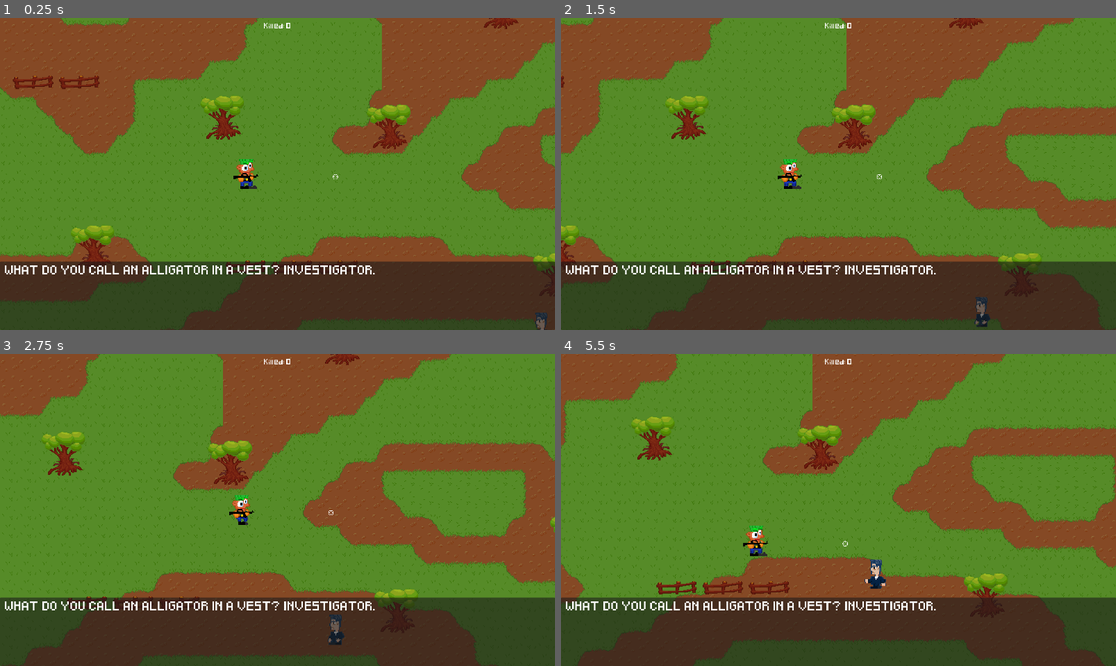
Above: before the commit, frames 1-4 (two rows, left to right).
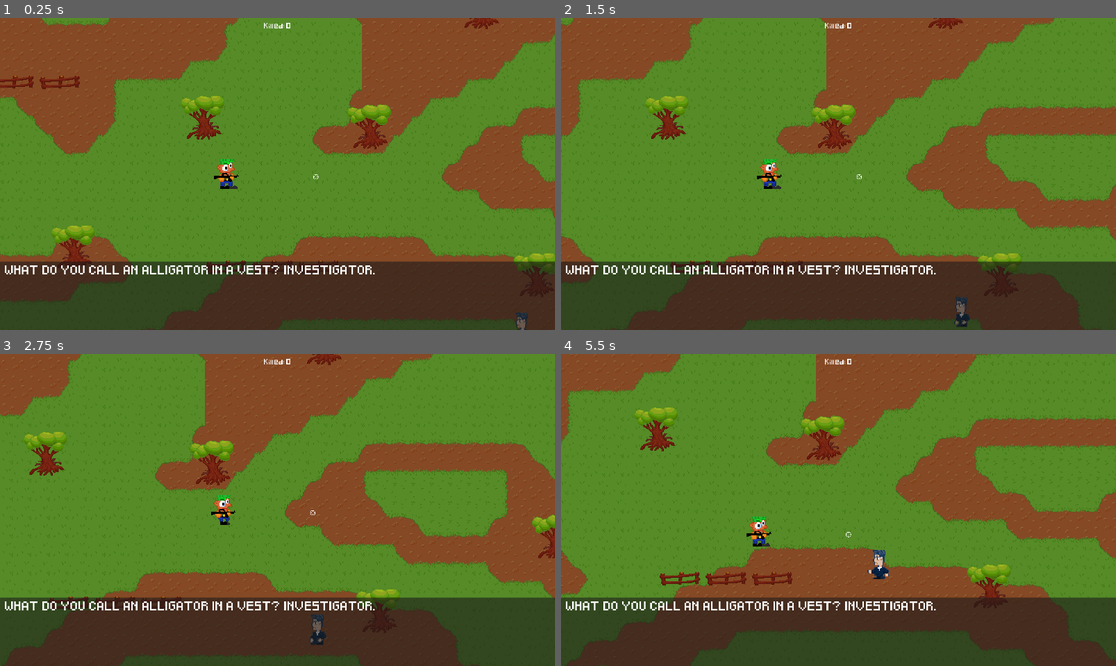
Above: after the commit, the same moments.

Repository: Fjonan/PeterPun
Game: Godot game, scene res://scenes/main.tscn
Same seed, same stepped clock (60 frames per second), same inputs: the game is played once before the commit and once after it.
Inputs (mouse positions are in pixels of both pictures, inside the frame that each line leads up to):
- Up to frame 1 (0.25 s): no input
- Up to frame 2 (1.5 s): tap Enter (ui_accept) at 0.5, 0.77 s; move the mouse to (960, 158) at 0.52 s; hold Right (ui_right) 0.53-1.25 s; hold F 0.53-1.25 s; click (960, 158) at 0.67 s; drag from (727, 189) to (810, 236) at 1.27 s
- Up to frame 3 (2.75 s): move the mouse to (333, 441) at 2.02 s; hold Right (ui_right) from 2.03 s (still down); hold F from 2.03 s (still down)
- Up to frame 4 (5.5 s): release Right (ui_right) at 2.75 s; release F at 2.75 s; drag from (810, 572) to (672, 463) at 2.77 s; move the mouse to (1005, 556) at 3.52 s; hold Left (ui_left) 3.53-4.25 s; hold F 3.53-4.25 s; tap Enter (ui_accept) at 3.77 s; drag from (672, 463) to (755, 432) at 4.27 s; move the mouse to (866, 510) at 5.02 s; hold Down (ui_down) from 5.03 s (still down); hold F from 5.03 s (still down); click (866, 510) at 5.17 s

The runs differ from the first frame. In frame 1, 16% of the frame differs, in the area x 0-100%, y 0-100%; in frame 2, 16%; in frame 3, 13%; in frame 4, 16%.

Commit message:
cam speed

Diff:
--- a/scenes/player.tscn
+++ b/scenes/player.tscn
@@ -190,7 +190,6 @@
 z_as_relative = false
 
 [node name="PhantomCamera2D" type="Node2D" parent="."]
-position = Vector2(1.4013e-45, 1.4013e-45)
 script = ExtResource("6_0aqdl")
 priority_override = false
 priority = 0
@@ -200,7 +199,7 @@
 follow_parameters/auto_zoom = false
 follow_parameters/target_offset = Vector2(0, 0)
 follow_parameters/damping = true
-follow_parameters/damping_value = 2.0
+follow_parameters/damping_value = 4.0
 frame_preview = true
 pixel_perfect = false
 limit/draw_limits = false
Not shown, added: assets/splash.png.import
